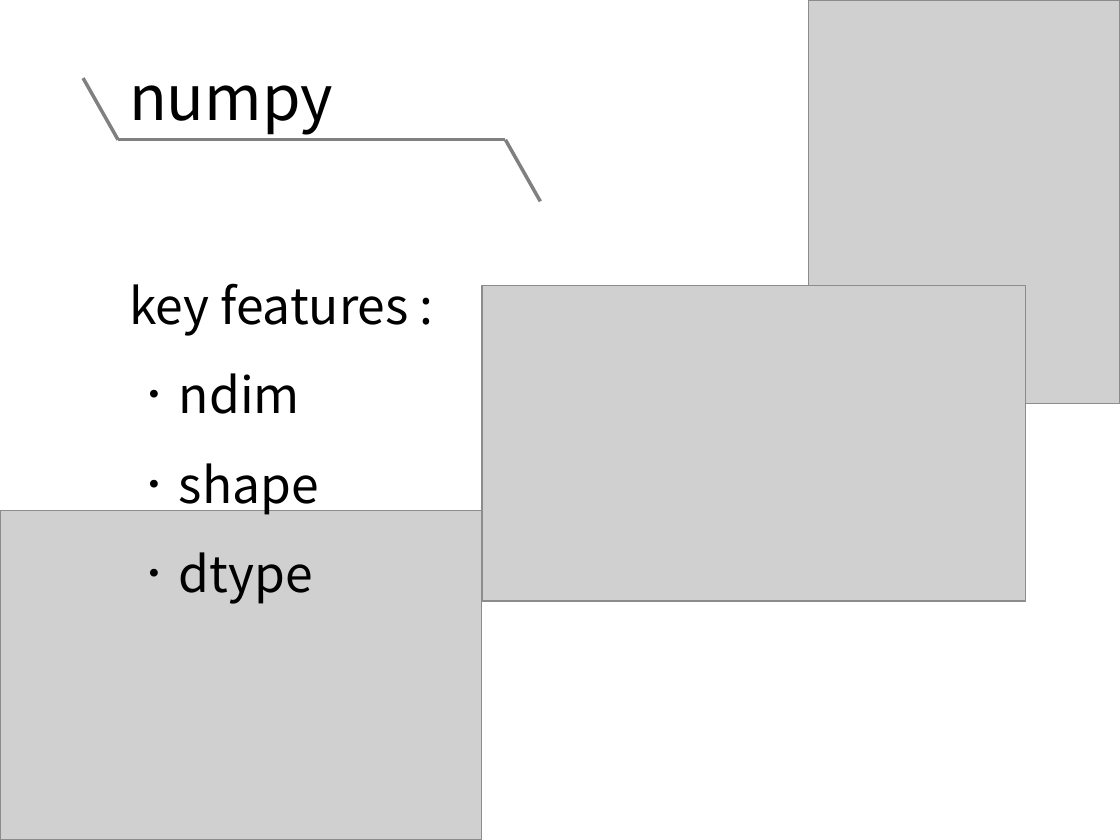
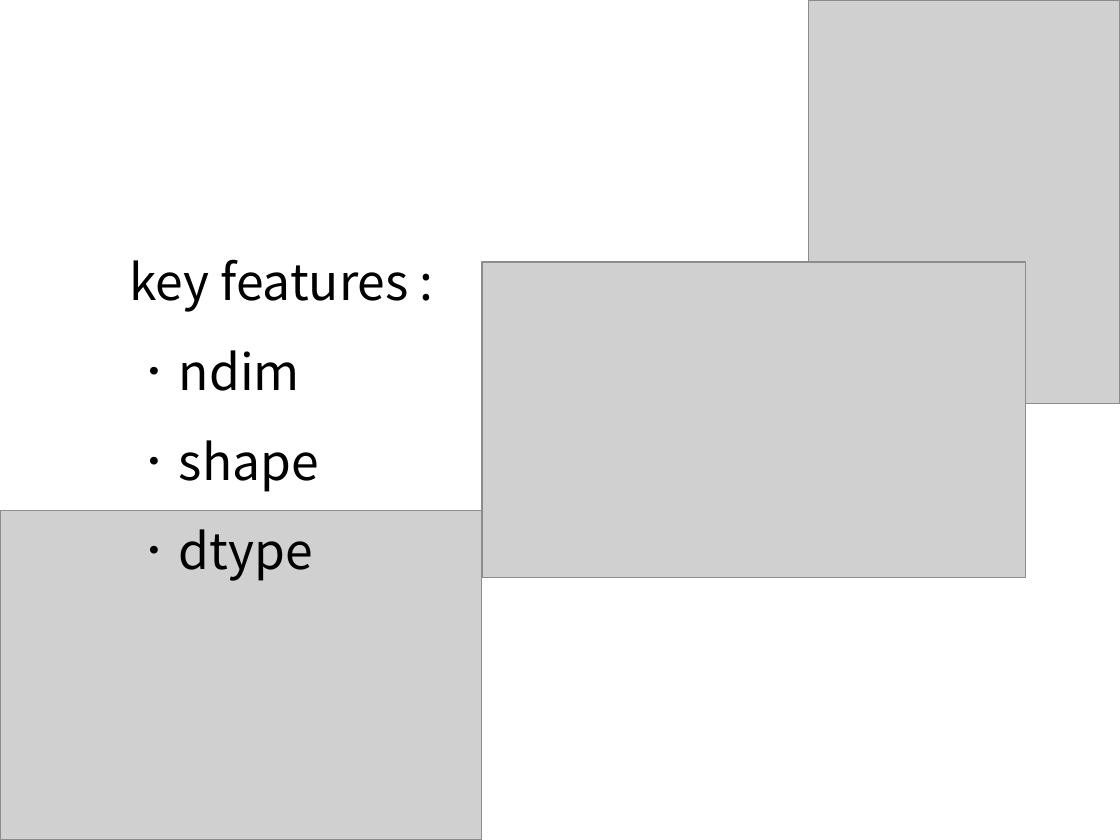
Before and after one commit to NCKU-BDA-2020/TA_Python, a slide deck: slide 4 of TA Class II/TA_Class_II.pptx (slide 2 before the commit). Drawn at 1120x840 pixels with LibreOffice and Linux fonts; fonts in the diff are those of the drawing; grey boxes stand for pictures. Boxes give left, top, right and bottom in pixels: in the first picture for what was removed or moved away, otherwise in the second. Text is boxed around its words. In the diff, an @@ line names an element or a change of style, - is before the commit and + after.

Commit message:
Add two picture to class II ppt

```diff
--- a/TA Class II/TA_Class_II.pptx
+++ b/TA Class II/TA_Class_II.pptx
@@ line removed from (83, 78) to (118, 140) @@
@@ text removed at <box>129,85,333,135</box> @@
-numpy
@@ line removed from (118, 140) to (505, 140) @@
@@ line removed from (505, 140) to (540, 202) @@
@@ text "key features :": place and size @@
-text "key features :" at <box>129,283,408,604</box>
+text "key features :" at <box>129,259,408,581</box>
@@ picture: place and size @@
-picture at <box>482,286,1026,601</box>
+picture at <box>482,262,1026,578</box>
```
Also in this commit, not shown: 2 slides added.
